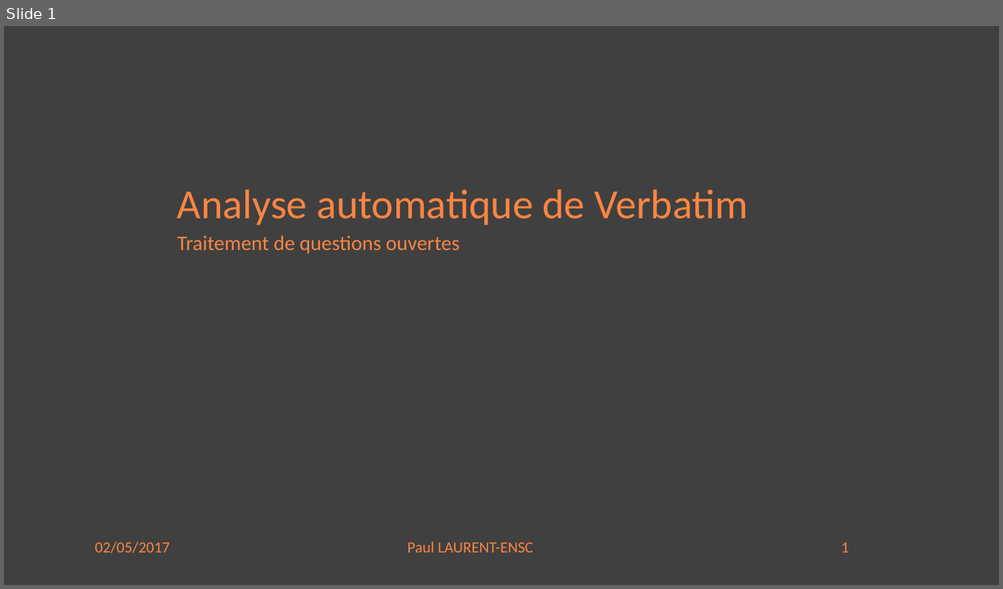
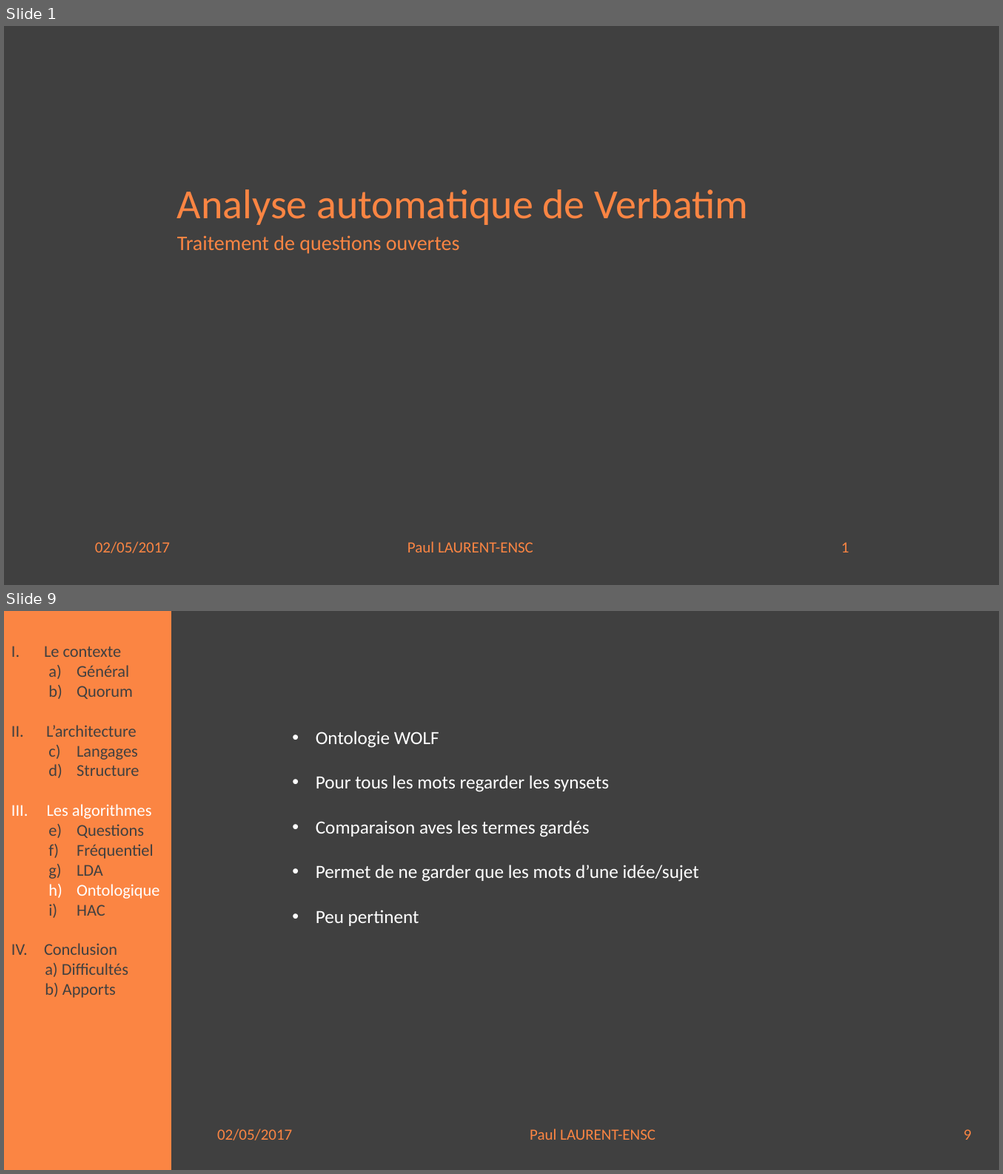
Before and after one commit to paullaurent/verbatim, a slide deck: Présentation2.pptx. Shown one above the other, each under a label of ours: slide 1 before the commit, slides 1 and 9 after it; the slides between them are not shown. The pictures are 1003x589 and 1003x1174 pixels, drawn with LibreOffice and Linux fonts; fonts in the diff are those of the drawing. Boxes give left, top, right and bottom in pixels: in the first picture for what was removed or moved away, otherwise in the second. Text is boxed around its words. In the diff, an @@ line names an element or a change of style, - is before the commit and + after.

```diff
--- a/Présentation2.pptx
+++ b/Présentation2.pptx
@@ slide 9 added at (x1=4, y1=611, x2=999, y2=1170), background #FFFFFF @@
@@ rectangle added at (x1=4, y1=611, x2=171, y2=1170), fill #FB8543 @@
@@ rectangle added at (x1=171, y1=611, x2=999, y2=1170), fill #404040 @@
@@ text added at (x1=11, y1=646, x2=159, y2=998), 16 pt, text #404040 @@
+I. Le contexte
+  a) Général
+  b) Quorum
+II. L’architecture
+  a) Langages
+  b) Structure
+III. Les algorithmes
+  a) Questions
+  b) Fréquentiel
+  c) LDA
+  d) Ontologique
+  e) HAC
+IV. Conclusion
+a) Difficultés
+b) Apports
@@ text added at (x1=316, y1=731, x2=699, y2=926), 18 pt, text #FFFFFF @@
+• Ontologie WOLF
+• Pour tous les mots regarder les synsets
+• Comparaison aves les termes gardés
+• Permet de ne garder que les mots d’une idée/sujet
+• Peu pertinent
@@ text added at (x1=217, y1=1129, x2=971, y2=1141), 15 pt, text #FB8543 @@
+02/05/2017 Paul LAURENT-ENSC 9
```
Also in this commit, not shown: 8 slides changed, 3 other slides added.
